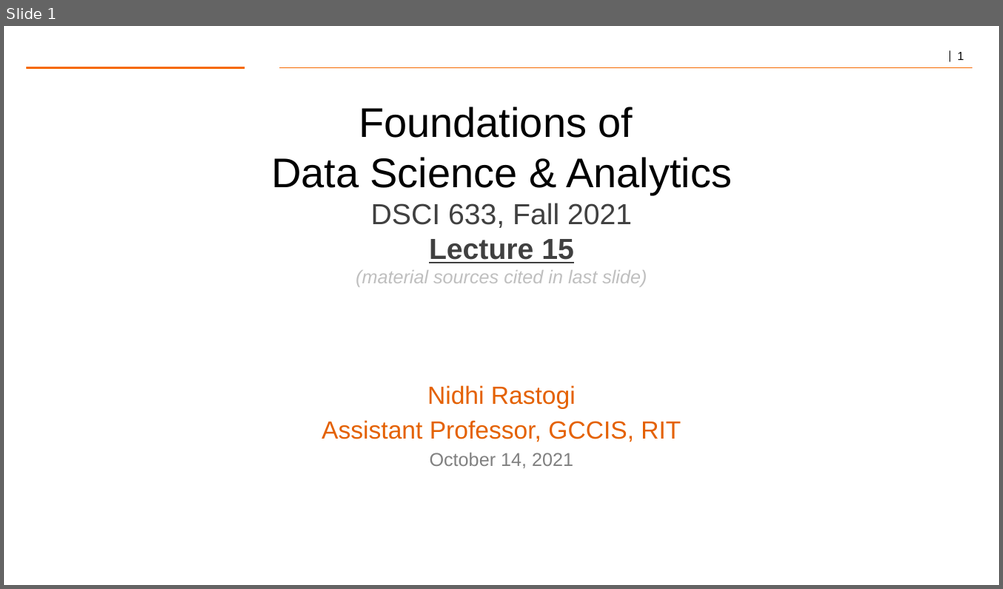
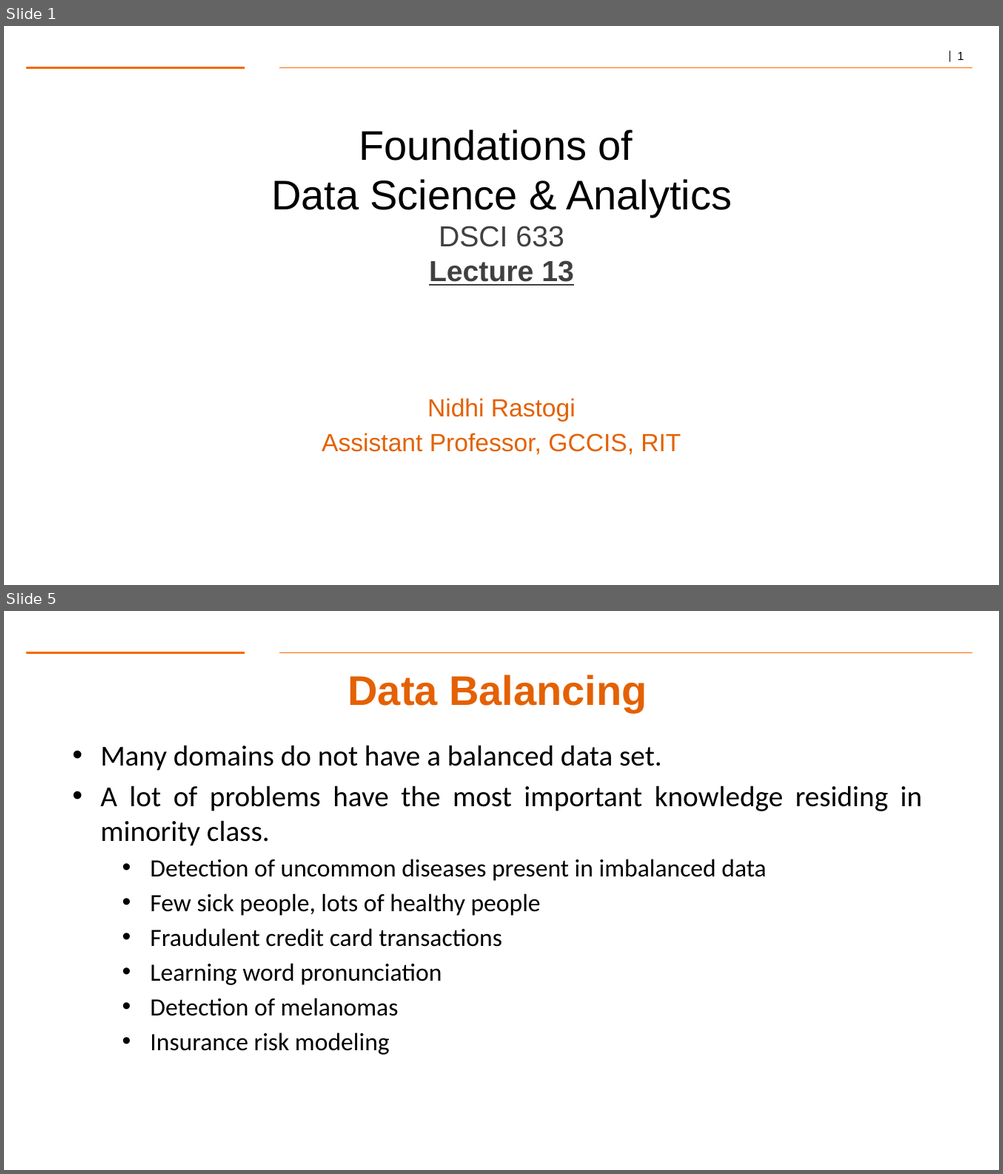
Before and after one commit to gk5951/RIT-DSCI-633-FDS, a slide deck: Syllabus/Lecture13/Lec13.pptx. Shown one above the other, each under a label of ours: slide 1 before the commit, slides 1 and 5 after it; the slides between them are not shown. The pictures are 1003x589 and 1003x1174 pixels, drawn with LibreOffice and Linux fonts; fonts in the diff are those of the drawing; background and template pictures are left out. Boxes give left, top, right and bottom in pixels: in the first picture for what was removed or moved away, otherwise in the second. Text is boxed around its words. In the diff, an @@ line names an element or a change of style, - is before the commit and + after.

```diff
--- a/Syllabus/Lecture13/Lec13.pptx
+++ b/Syllabus/Lecture13/Lec13.pptx
@@ slide 5 added at (4, 611, 999, 1170), background #FFFFFF; not listed: 2 template elements that a slide beside it also shows @@
@@ title added at (348, 675, 646, 712), 40 pt, text #E46102, bold @@
+Data Balancing
@@ text added at (100, 745, 922, 1055), 24 pt, text #000000 @@
+• Many domains do not have a balanced data set.
+• A lot of problems have the most important knowledge residing in minority class.
+  • Detection of uncommon diseases present in imbalanced data
+  • Few sick people, lots of healthy people
+  • Fraudulent credit card transactions
+  • Learning word pronunciation
+  • Detection of melanomas
+  • Insurance risk modeling
@@ slide 1 changed as well @@
@@ text at (271, 130, 731, 286): text changed @@
-Foundations of
-Data Science & Analytics
-DSCI 633, Fall 2021
-Lecture 15
-(material sources cited in last slide)
+Foundations of
+Data Science & Analytics
+DSCI 633
+Lecture 13
@@ text at (430, 453, 573, 469): paragraph removed @@
-October 14, 2021
```
Also in this commit, not shown: 1 other slide changed, 15 other slides added, 36 slides removed, 11 other files.
